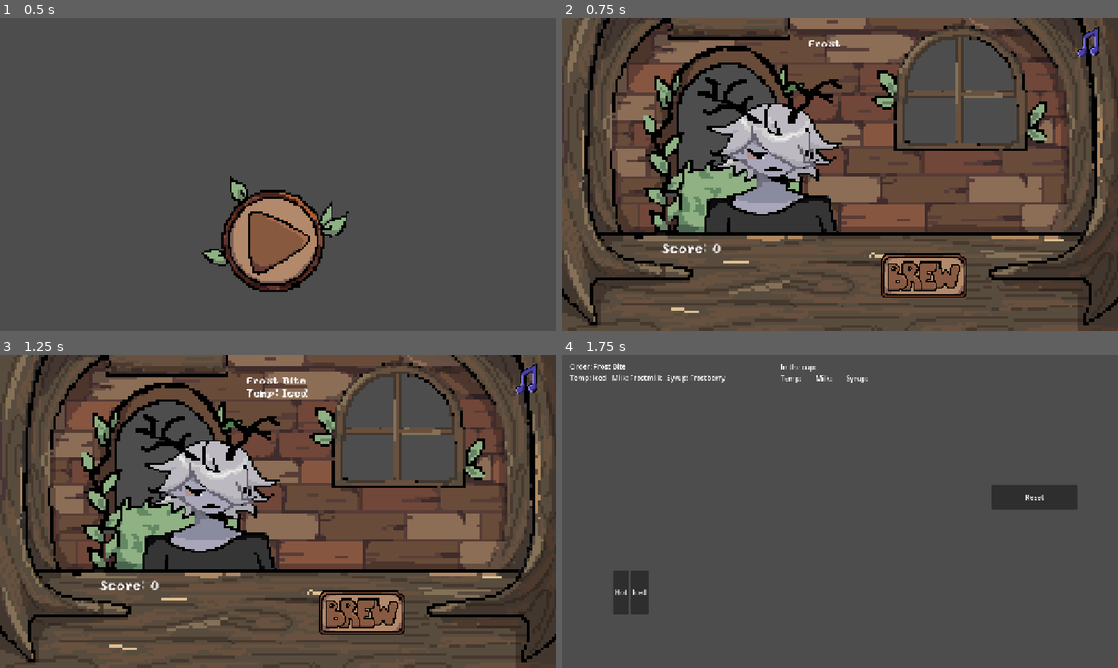
Above: before the commit, frames 1-4 (two rows, left to right).
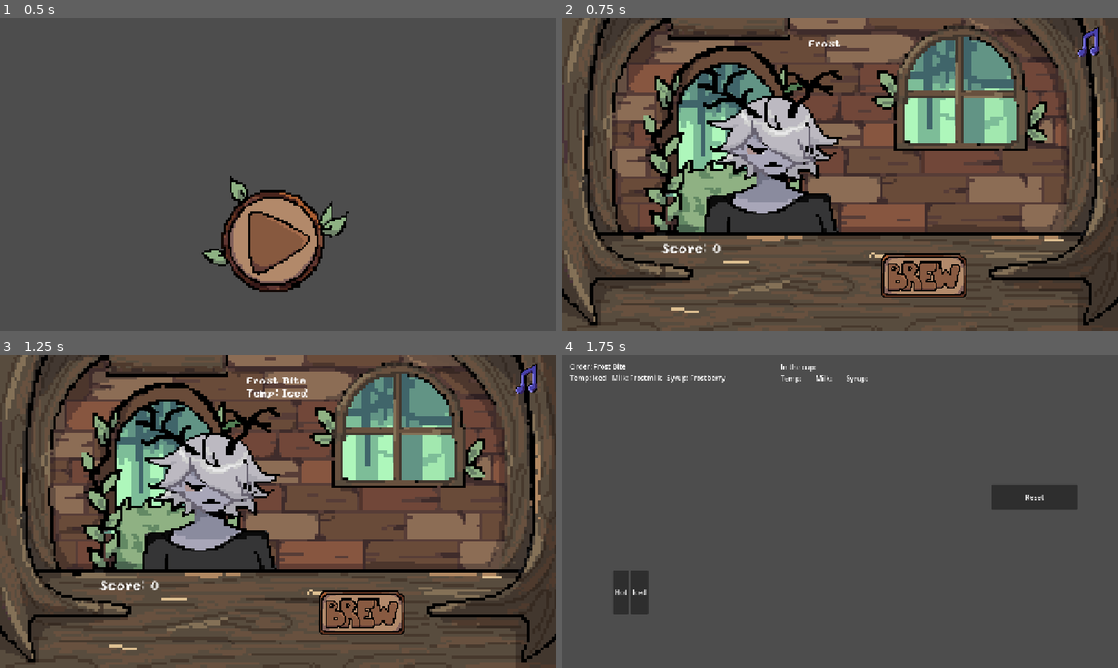
Above: after the commit, the same moments.

Repository: LaurenMurillo/coffee-game
Game: Godot game, scene res://scenes/game.tscn
The game is run twice, just before and just after one commit, with the same random seed, the same clock (stepped at 60 frames per second) and the same inputs.
Inputs (mouse positions are in pixels of both pictures, inside the frame that each line leads up to):
- Up to frame 1 (0.5 s): no input
- Up to frame 2 (0.75 s): click (878, 240) at 0.5 s
- Up to frame 3 (1.25 s): no input
- Up to frame 4 (1.75 s): click (928, 605) at 1.25 s

Frame 1 is identical in both runs. In frame 2, 11% of the frame differs, in the area x 18-82%, y 6-68%; in frame 3, 11%; in frame 4, nothing differs.

Commit message:
more art

Diff:
--- /dev/null
+++ b/assets/sprites/forest_animation.tres
@@ -0,0 +1,13 @@
+[gd_resource type="AnimatedTexture" format=3 uid="uid://c5n45qmojef0f"]
+
+[ext_resource type="Texture2D" uid="uid://rgigrctgdwu2" path="res://assets/sprites/backgrounds/Untitled_Artwork-1 6.png" id="1_8ynfc"]
+[ext_resource type="Texture2D" uid="uid://cpgtxi0v0oaql" path="res://assets/sprites/backgrounds/Untitled_Artwork-2 5.png" id="2_d3rh8"]
+[ext_resource type="Texture2D" uid="uid://cwa8fk3ggefcv" path="res://assets/sprites/backgrounds/Untitled_Artwork-3 4.png" id="3_2wrav"]
+
+[resource]
+frames = 3
+frame_0/texture = ExtResource("1_8ynfc")
+frame_1/texture = ExtResource("2_d3rh8")
+frame_1/duration = 1.0
+frame_2/texture = ExtResource("3_2wrav")
+frame_2/duration = 1.0
--- a/scenes/counter.tscn
+++ b/scenes/counter.tscn
@@ -1,6 +1,7 @@
 [gd_scene format=3 uid="uid://cgcm2xyn4747p"]
 
 [ext_resource type="Script" uid="uid://bpglg2qj65e3q" path="res://scripts/counter.gd" id="1_sc7mx"]
+[ext_resource type="Texture2D" uid="uid://c5n45qmojef0f" path="res://assets/sprites/forest_animation.tres" id="2_vv7id"]
 [ext_resource type="Texture2D" uid="uid://r3oxeyjo6vod" path="res://assets/WallArt.png" id="2_yttel"]
 [ext_resource type="Texture2D" uid="uid://yko1yu1ds5mg" path="res://assets/CounterArt.png" id="4_3q41x"]
 [ext_resource type="Texture2D" uid="uid://5y7khvp0r7jg" path="res://assets/sprites/brew_sprite.png" id="5_me8a0"]
@@ -19,13 +20,31 @@
 grow_vertical = 2
 script = ExtResource("1_sc7mx")
 
+[node name="WindowsBack" type="TextureRect" parent="." unique_id=2124482446]
+layout_mode = 1
+anchors_preset = 15
+anchor_right = 1.0
+anchor_bottom = 1.0
+offset_left = 732.0
+offset_top = -22.0
+offset_right = -186.0
+offset_bottom = -191.0
+grow_horizontal = 2
+grow_vertical = 2
+texture = ExtResource("2_vv7id")
+
 [node name="WoodsBackground" type="TextureRect" parent="." unique_id=232973131]
 layout_mode = 1
 anchors_preset = 15
 anchor_right = 1.0
 anchor_bottom = 1.0
+offset_left = 225.0
+offset_top = 46.0
+offset_right = -738.0
+offset_bottom = -128.0
 grow_horizontal = 2
 grow_vertical = 2
+texture = ExtResource("2_vv7id")
 
 [node name="WallLayer" type="TextureRect" parent="." unique_id=37763344]
 layout_mode = 1
@@ -40,7 +59,7 @@
 unique_name_in_owner = true
 layout_mode = 0
 offset_left = 302.0
-offset_top = 135.0
+offset_top = 115.0
 offset_right = 682.0
 offset_bottom = 497.0
 texture = SubResource("CompressedTexture2D_yttel")
Binary file added: assets/sprites/backgrounds/Untitled_Artwork-1 6.png
Not shown, added: assets/sprites/backgrounds/Untitled_Artwork-1 6.png.import
Binary file added: assets/sprites/backgrounds/Untitled_Artwork-2 5.png
Not shown, added: assets/sprites/backgrounds/Untitled_Artwork-2 5.png.import
Binary file added: assets/sprites/backgrounds/Untitled_Artwork-3 4.png
Not shown, added: assets/sprites/backgrounds/Untitled_Artwork-3 4.png.import
